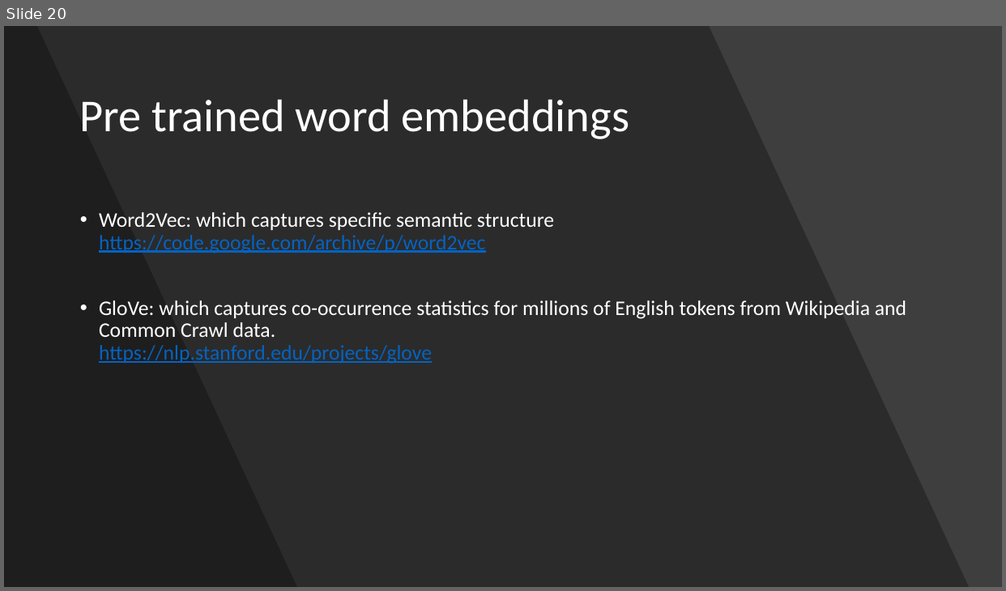
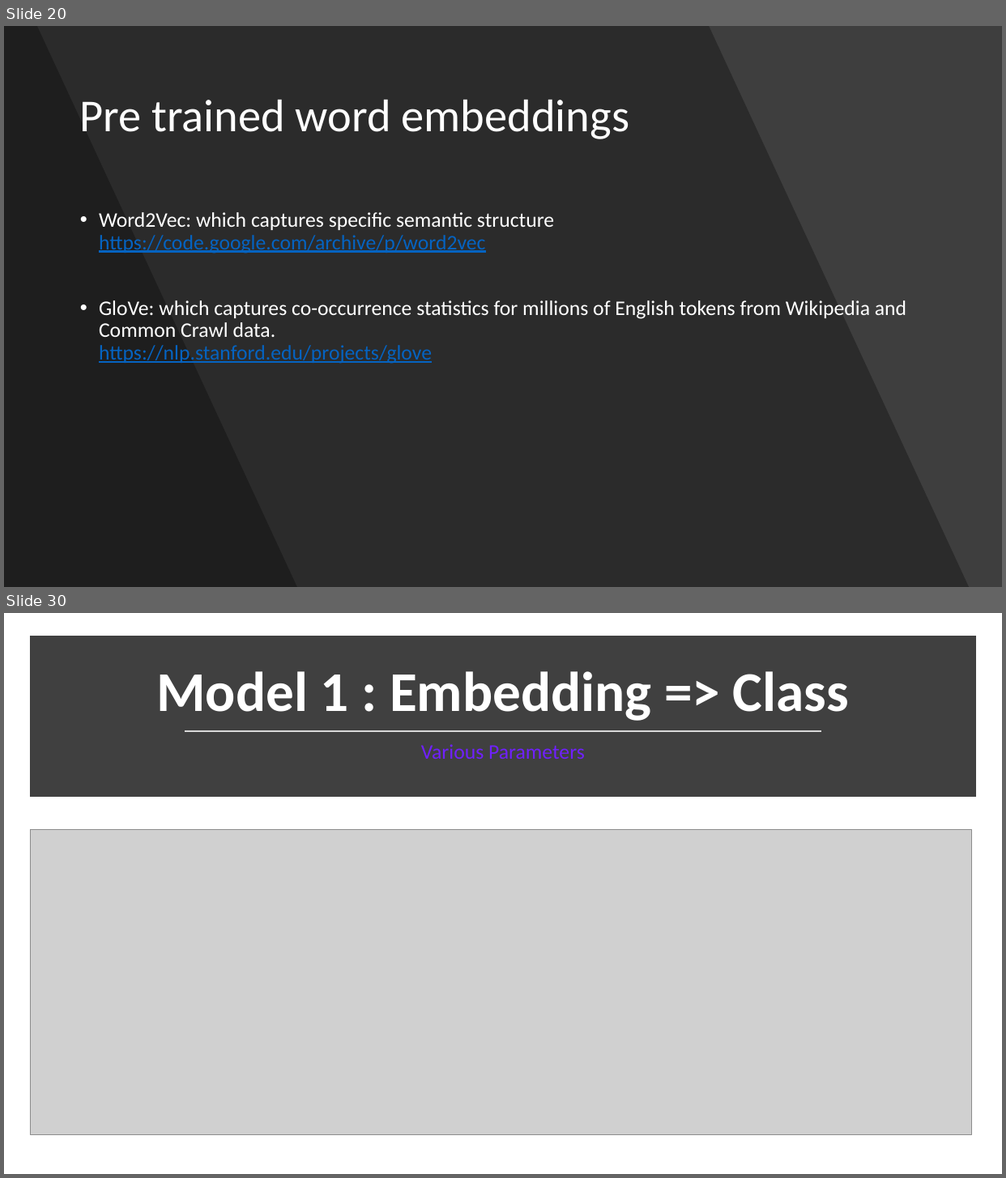
Before and after one commit to ravikg/deep-learning-nlp-kaggle-toxic-comment, a slide deck: ppt/workshop.pptx. Shown one above the other, each under a label of ours: slide 20 before the commit, slides 20 and 30 after it; the slides between them are not shown. The pictures are 1006x591 and 1006x1178 pixels, drawn with LibreOffice and Linux fonts; fonts in the diff are those of the drawing; grey boxes stand for pictures. Boxes give left, top, right and bottom in pixels: in the first picture for what was removed or moved away, otherwise in the second. Text is boxed around its words. In the diff, an @@ line names an element or a change of style, - is before the commit and + after.

```diff
--- a/ppt/workshop.pptx
+++ b/ppt/workshop.pptx
@@ slide 30 added at [4, 613, 1002, 1174], background #FFFFFF @@
@@ rectangle added at [35, 641, 971, 793], fill #404040, outline #404040 10 pt @@
@@ title added at [156, 671, 849, 721], 54 pt, text #FFFFFF, bold @@
+Model 1 : Embedding => Class
@@ line added from (185, 731) to (821, 731), #D9D9D9 1.75 pt @@
@@ text added at [421, 744, 585, 759], 20 pt, text #7020FE @@
+Various Parameters
@@ picture added at [30, 829, 971, 1135] @@
```
Also in this commit, not shown: 2 slides changed, 31 other slides added, 1 slide removed, 4 other files.
